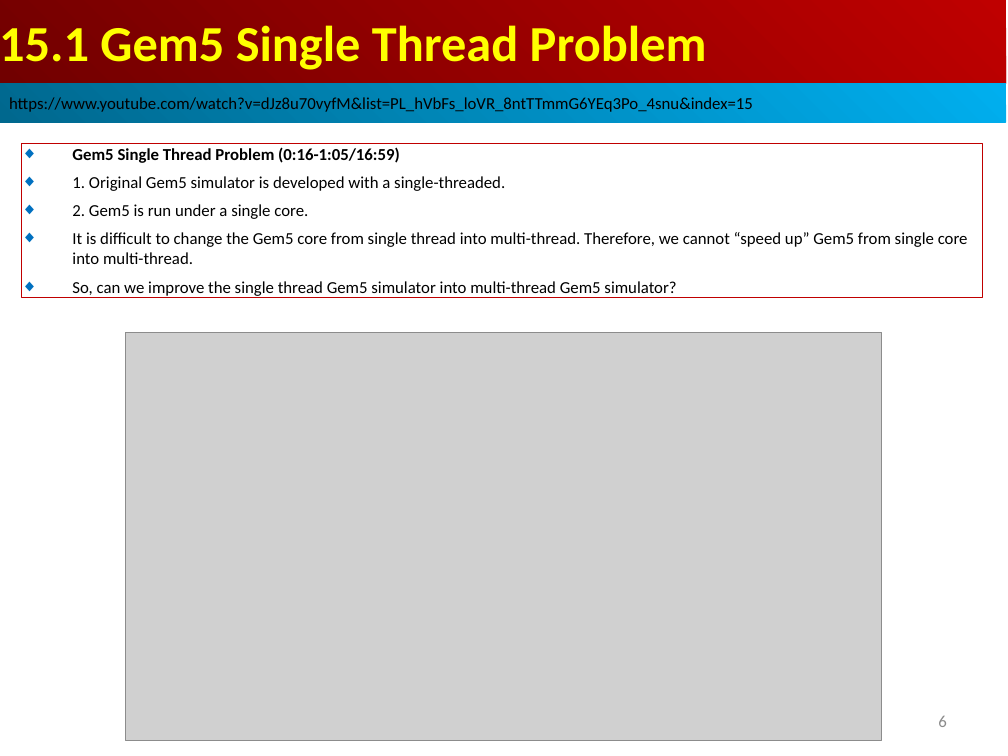
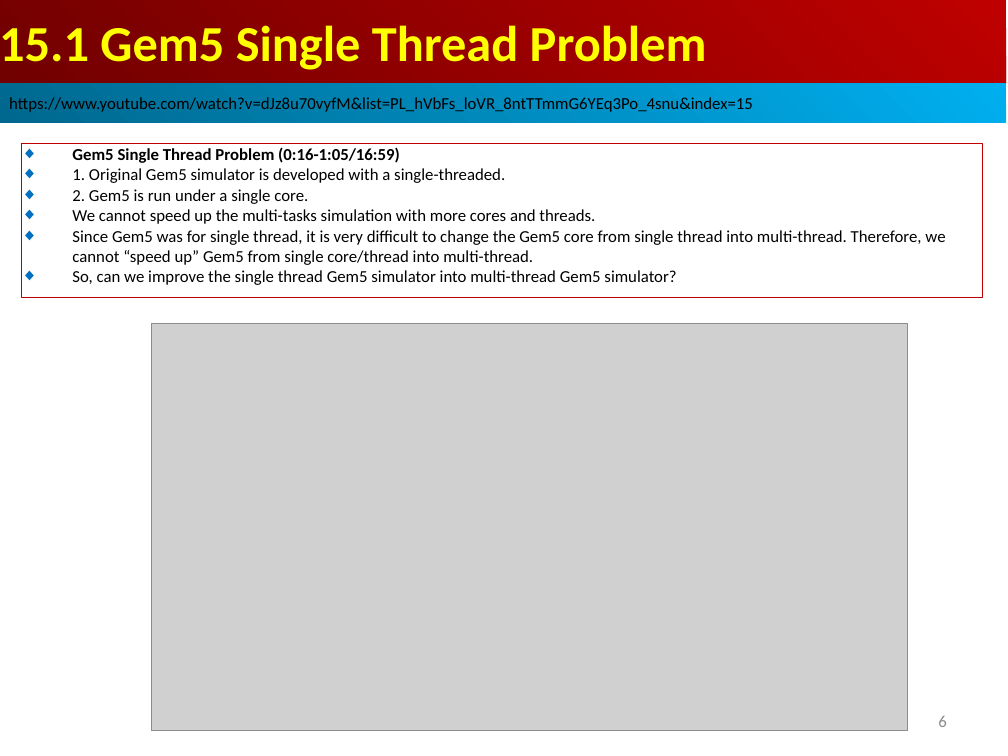
Before and after one commit to peterhchen/AIU_CS850_Gem5_McPAT, a slide deck: slide 6 of 050_Gem5/015.MultiSim/000_Video/015.MultiSim.ppt. Drawn at 1008x756 pixels with LibreOffice and Linux fonts; fonts in the diff are those of the drawing; grey boxes stand for pictures. Boxes give left, top, right and bottom in pixels: in the first picture for what was removed or moved away, otherwise in the second. Text is boxed around its words. In the diff, an @@ line names an element or a change of style, - is before the commit and + after.

```diff
--- a/050_Gem5/015.MultiSim/000_Video/015.MultiSim.ppt
+++ b/050_Gem5/015.MultiSim/000_Video/015.MultiSim.ppt
@@ text in rectangle at [72,147,676,285]: less space between paragraphs @@
@@ text in rectangle at [72,209,945,265]: text changed @@
-◆ It is difficult to change the Gem5 core from single thread into multi-thread. Therefore, we cannot “speed up” Gem5 from single core into multi-thread.
+◆ We cannot speed up the multi-tasks simulation with more cores and threads.
+◆ Since Gem5 was for single thread, it is very difficult to change the Gem5 core from single thread into multi-thread. Therefore, we cannot “speed up” Gem5 from single core/thread into multi-thread.
@@ picture: place and size @@
-picture at [126,333,882,740]
+picture at [151,324,907,731]
```
Also in this commit, not shown: 4 other slides changed, 3 slides added.
